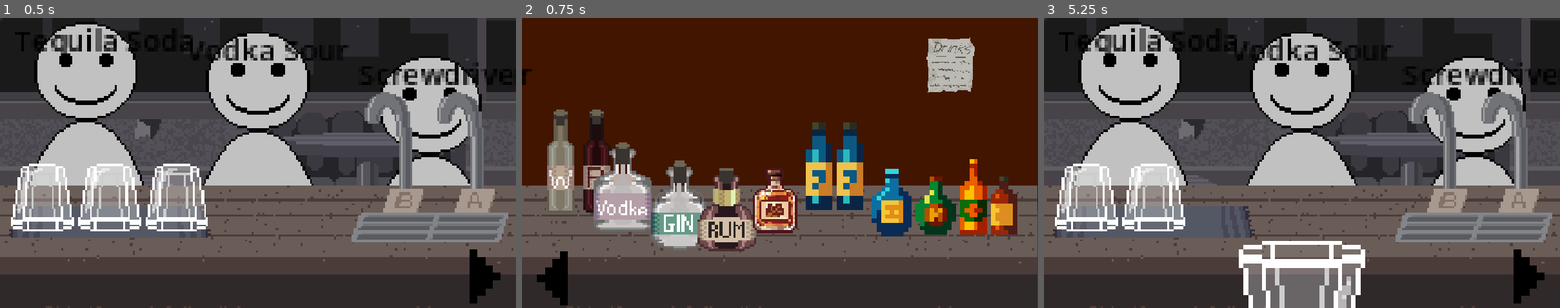
Above: before the commit, frames 1-3 (left to right).
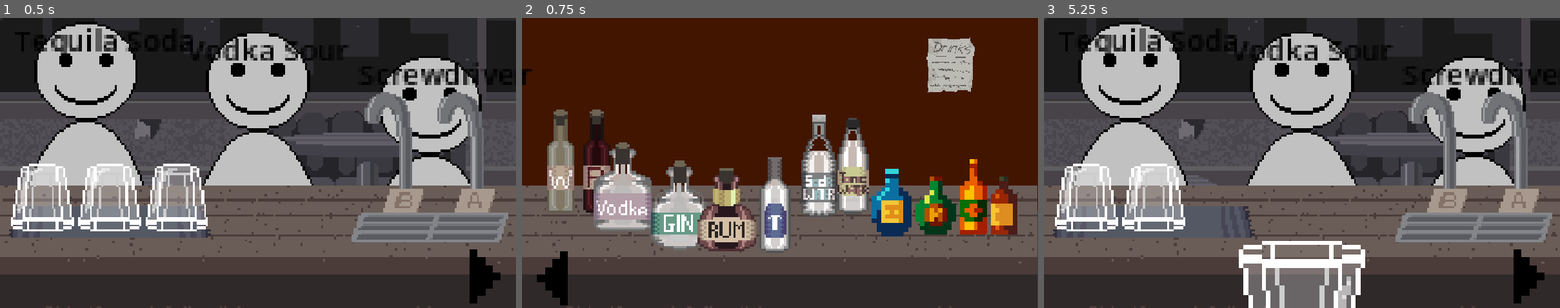
Above: after the commit, the same moments.

Repository: MJw0lf/ShiftGameJam
Game: Godot game, scene res://Scenes/test_scene.tscn
Same seed, same stepped clock (60 frames per second), same inputs: the game is played once before the commit and once after it.
Inputs (mouse positions are in pixels of both pictures, inside the frame that each line leads up to):
- Up to frame 1 (0.5 s): no input
- Up to frame 2 (0.75 s): click (1007, 276) at 0.5 s
- Up to frame 3 (5.25 s): click (1074, 279) at 1.25 s; click (1529, 276) at 2 s; click (1074, 279) at 2.75 s; click (1529, 276) at 3.5 s; click (1074, 279) at 4.25 s; tap Enter (ui_accept) at 5 s; move the mouse to (1152, 197) at 5.02 s; click (1152, 197) at 5.1 s

Frame 1 is identical in both runs. In frame 2, 5.4% of the frame differs, in the area x 44-68%, y 33-81%; in frame 3, nothing differs.

Commit message:
added more bottles

Diff:
--- a/Objects/Alcohol/soda_water.tscn
+++ b/Objects/Alcohol/soda_water.tscn
@@ -1,10 +1,10 @@
 [gd_scene format=3 uid="uid://cew00rcfkvj2s"]
 
-[ext_resource type="Texture2D" uid="uid://dybdeyw82kb6k" path="res://Textures/Placeholder/Alcohol/Liquor Bottle 10.png" id="1_hqd6v"]
+[ext_resource type="Texture2D" uid="uid://jn7vbjvf36xd" path="res://Textures/bottles/SodaWater.png" id="1_hqd6v"]
 [ext_resource type="Script" uid="uid://05y2kjasjnnx" path="res://Scripts/alcohol_controller.gd" id="2_rg4st"]
 
 [sub_resource type="RectangleShape2D" id="RectangleShape2D_hqd6v"]
-size = Vector2(4.0000005, 13.000002)
+size = Vector2(16.000002, 46)
 
 [node name="SodaWater" type="Sprite2D" unique_id=976820995]
 texture = ExtResource("1_hqd6v")
@@ -14,7 +14,7 @@
 [node name="Area2D" type="Area2D" parent="." unique_id=1570791893]
 
 [node name="CollisionShape2D" type="CollisionShape2D" parent="Area2D" unique_id=1224046382]
-position = Vector2(4.7683716e-07, 5.9604645e-08)
+position = Vector2(-2.0861626e-07, 0)
 scale = Vector2(0.9999998, 0.9999998)
 shape = SubResource("RectangleShape2D_hqd6v")
 
--- a/Objects/Alcohol/tequila.tscn
+++ b/Objects/Alcohol/tequila.tscn
@@ -1,10 +1,10 @@
 [gd_scene format=3 uid="uid://bb76suaf44e63"]
 
-[ext_resource type="Texture2D" uid="uid://bk8h21qorkmye" path="res://Textures/Placeholder/Alcohol/0006.png" id="1_dbu6m"]
+[ext_resource type="Texture2D" uid="uid://bxc35m5ktmnm5" path="res://Textures/bottles/tequila.png" id="1_dbu6m"]
 [ext_resource type="Script" uid="uid://05y2kjasjnnx" path="res://Scripts/alcohol_controller.gd" id="2_me23m"]
 
 [sub_resource type="RectangleShape2D" id="RectangleShape2D_3u7ij"]
-size = Vector2(20, 29.000004)
+size = Vector2(14.000002, 43.000004)
 
 [node name="Tequila" type="Sprite2D" unique_id=976820995]
 texture = ExtResource("1_dbu6m")
@@ -14,7 +14,7 @@
 [node name="Area2D" type="Area2D" parent="." unique_id=1570791893]
 
 [node name="CollisionShape2D" type="CollisionShape2D" parent="Area2D" unique_id=1224046382]
-position = Vector2(9.685759e-08, -0.49999988)
+position = Vector2(-3.5762787e-07, 1.5)
 scale = Vector2(0.9999998, 0.9999998)
 shape = SubResource("RectangleShape2D_3u7ij")
 
--- a/Objects/Alcohol/tonic_water.tscn
+++ b/Objects/Alcohol/tonic_water.tscn
@@ -1,10 +1,10 @@
 [gd_scene format=3 uid="uid://bdgis57ae35cn"]
 
-[ext_resource type="Texture2D" uid="uid://dybdeyw82kb6k" path="res://Textures/Placeholder/Alcohol/Liquor Bottle 10.png" id="1_dodwc"]
+[ext_resource type="Texture2D" uid="uid://612acqo73axx" path="res://Textures/bottles/TonicWater.png" id="1_dodwc"]
 [ext_resource type="Script" uid="uid://05y2kjasjnnx" path="res://Scripts/alcohol_controller.gd" id="2_p4rpt"]
 
 [sub_resource type="RectangleShape2D" id="RectangleShape2D_hqd6v"]
-size = Vector2(4.0000005, 13.000002)
+size = Vector2(14.000002, 43.5)
 
 [node name="TonicWater" type="Sprite2D" unique_id=976820995]
 texture = ExtResource("1_dodwc")
@@ -14,7 +14,7 @@
 [node name="Area2D" type="Area2D" parent="." unique_id=1570791893]
 
 [node name="CollisionShape2D" type="CollisionShape2D" parent="Area2D" unique_id=1224046382]
-position = Vector2(-1.4210855e-14, 2.9802322e-08)
+position = Vector2(2.842171e-14, -0.25000098)
 scale = Vector2(0.9999998, 0.9999998)
 shape = SubResource("RectangleShape2D_hqd6v")
 
--- a/Scenes/test_scene.tscn
+++ b/Scenes/test_scene.tscn
@@ -87,7 +87,7 @@
 
 [node name="SodaWater" parent="." unique_id=2124837610 instance=ExtResource("14_tnimv")]
 position = Vector2(1815, 331)
-scale = Vector2(15, 15)
+scale = Vector2(5, 5)
 
 [node name="LemonJuice" parent="." unique_id=694937599 instance=ExtResource("15_i0miu")]
 position = Vector2(1978.0001, 413)
@@ -102,8 +102,8 @@
 scale = Vector2(10, 10)
 
 [node name="TonicWater" parent="." unique_id=17050293 instance=ExtResource("18_soh27")]
-position = Vector2(1884.0001, 331.00003)
-scale = Vector2(15, 15)
+position = Vector2(1891, 331.00003)
+scale = Vector2(5, 5)
 
 [node name="Cola" parent="." unique_id=1517502858 instance=ExtResource("19_6bfml")]
 position = Vector2(2228, 419.00003)
Binary file added: Textures/bottles/LemonJuice.aseprite
Binary file added: Textures/bottles/SodaWater.aseprite
Binary file added: Textures/bottles/SodaWater.png
Not shown, added: Textures/bottles/SodaWater.png.import
Binary file added: Textures/bottles/TonicWater.aseprite
Binary file added: Textures/bottles/TonicWater.png
Not shown, added: Textures/bottles/TonicWater.png.import
Binary file added: Textures/bottles/tequila.aseprite
Binary file added: Textures/bottles/tequila.png
Not shown, added: Textures/bottles/tequila.png.import
